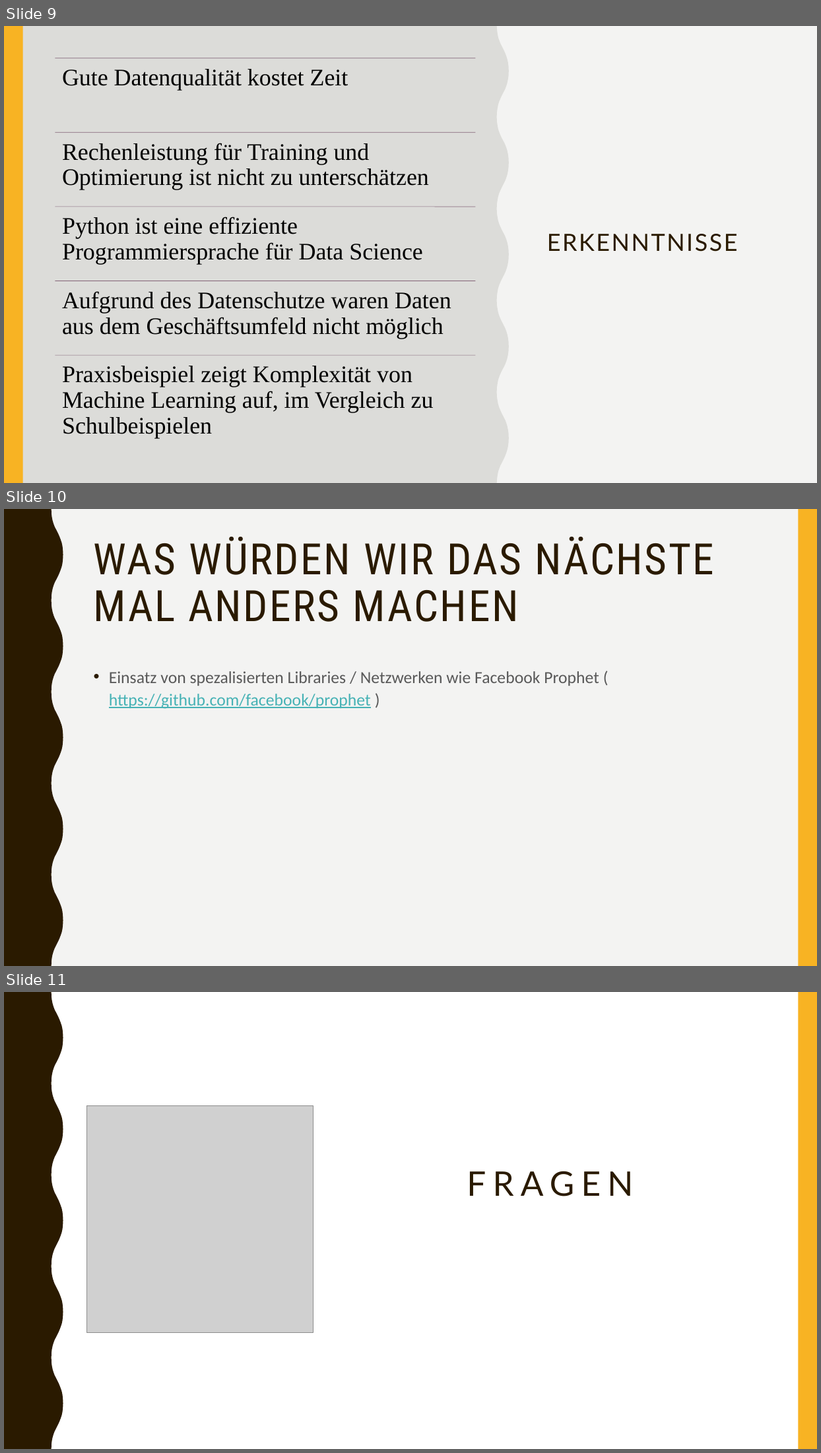
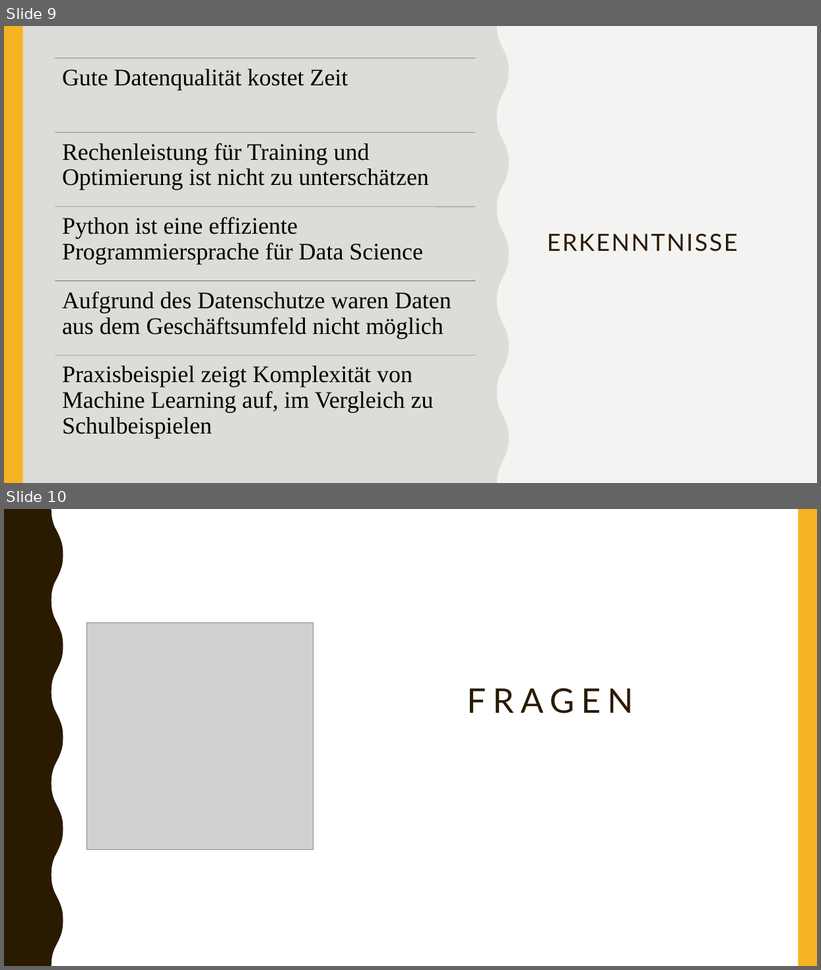
Before and after one commit to maggi71/ml-corona, a slide deck: resources/documentation/Abschlusspraesentation.pptx. Shown one above the other, each under a label of ours: slides 9, 10 and 11 before the commit, slides 9 and 10 after it. The pictures are 821x1453 and 821x970 pixels, drawn with LibreOffice and Linux fonts; fonts in the diff are those of the drawing; grey boxes stand for pictures. Boxes give left, top, right and bottom in pixels: in the first picture for what was removed or moved away, otherwise in the second. Text is boxed around its words. In the diff, an @@ line names an element or a change of style, - is before the commit and + after.

Commit message:
remove was würden wir besser machen

```diff
--- a/resources/documentation/Abschlusspraesentation.pptx
+++ b/resources/documentation/Abschlusspraesentation.pptx
@@ slide 10 removed at (4,509,817,966), background #F3F3F2; not listed: 2 template elements that a slide beside it also shows @@
@@ title removed at (94,537,715,622) @@
-WAS WÜRDEN WIR DAS NÄCHSTE MAL ANDERS MACHEN
@@ text removed at (109,671,599,709) @@
-• Einsatz von spezalisierten Libraries / Netzwerken wie Facebook Prophet ( https://github.com/facebook/prophet )
@@ what was slide 11 is now slide 10 @@
```
Also in this commit, not shown: 1 slide changed.
